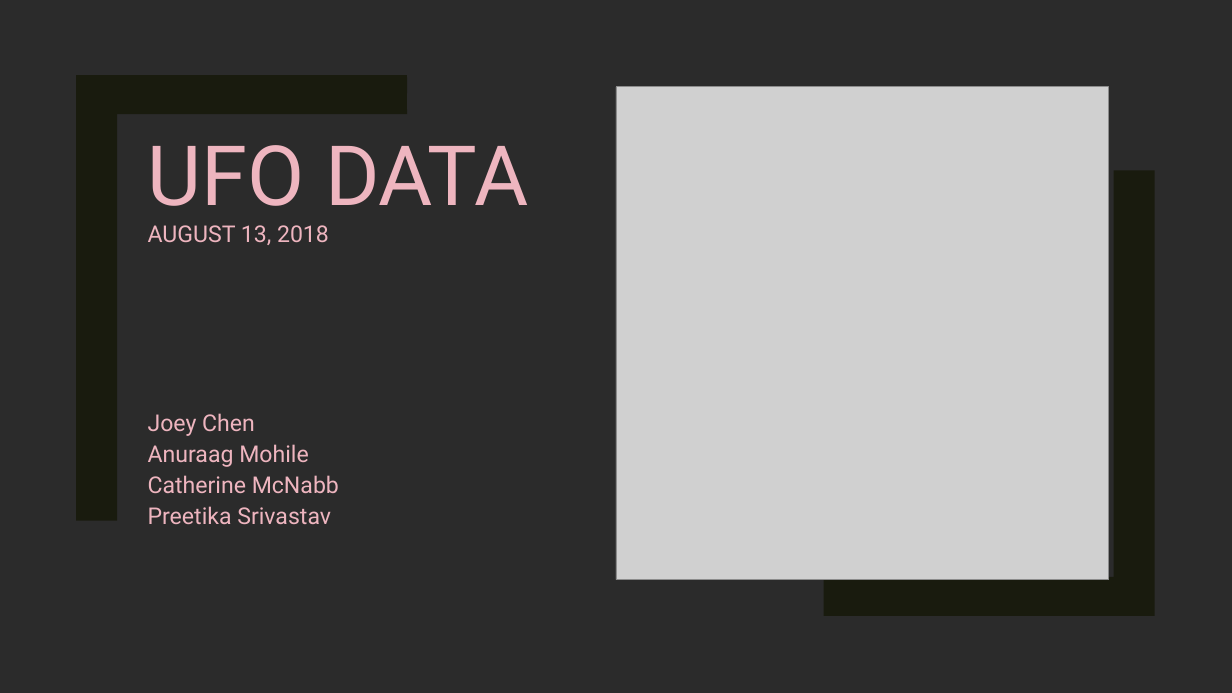
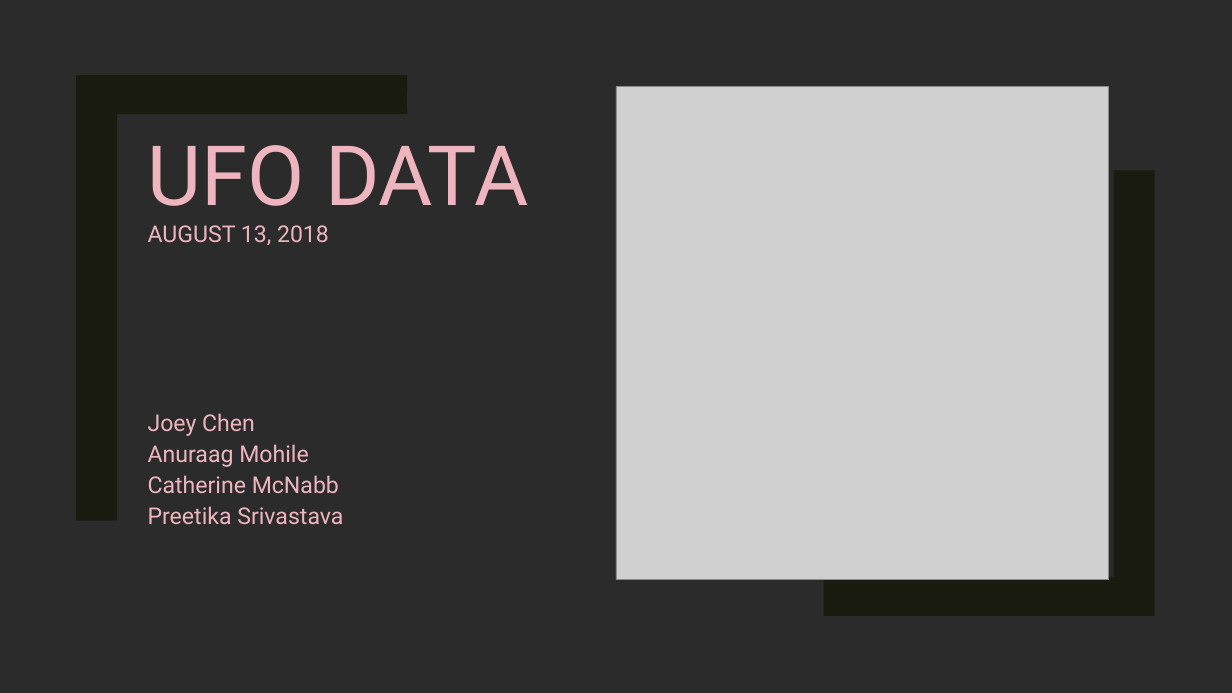
Before and after one commit to Preetikasri/UFO-Sightings-Analysis, a slide deck: slide 1 of ufo_presentation_v3.pptx. Drawn at 1232x693 pixels with LibreOffice and Linux fonts; fonts in the diff are those of the drawing; grey boxes stand for pictures; background and template pictures are left out; a plain dark background stands for a picture behind light text. Boxes give left, top, right and bottom in pixels: in the first picture for what was removed or moved away, otherwise in the second. Text is boxed around its words. In the diff, an @@ line names an element or a change of style, - is before the commit and + after.

```diff
--- a/ufo_presentation_v3.pptx
+++ b/ufo_presentation_v3.pptx
@@ subtitle at (x1=148, y1=506, x2=343, y2=524): text changed @@
-Preetika Srivastav
+Preetika Srivastava
```
Also in this commit, not shown: 10 other slides changed, 5 slides added.
